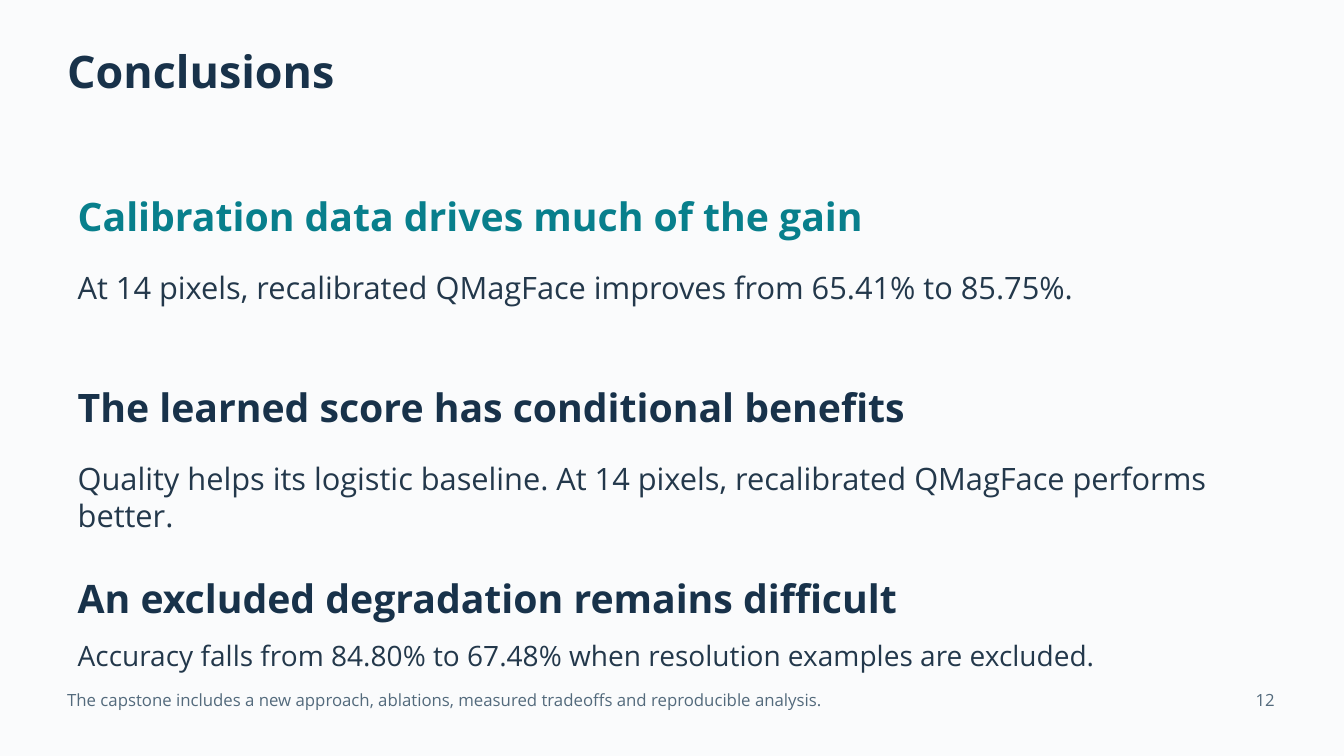
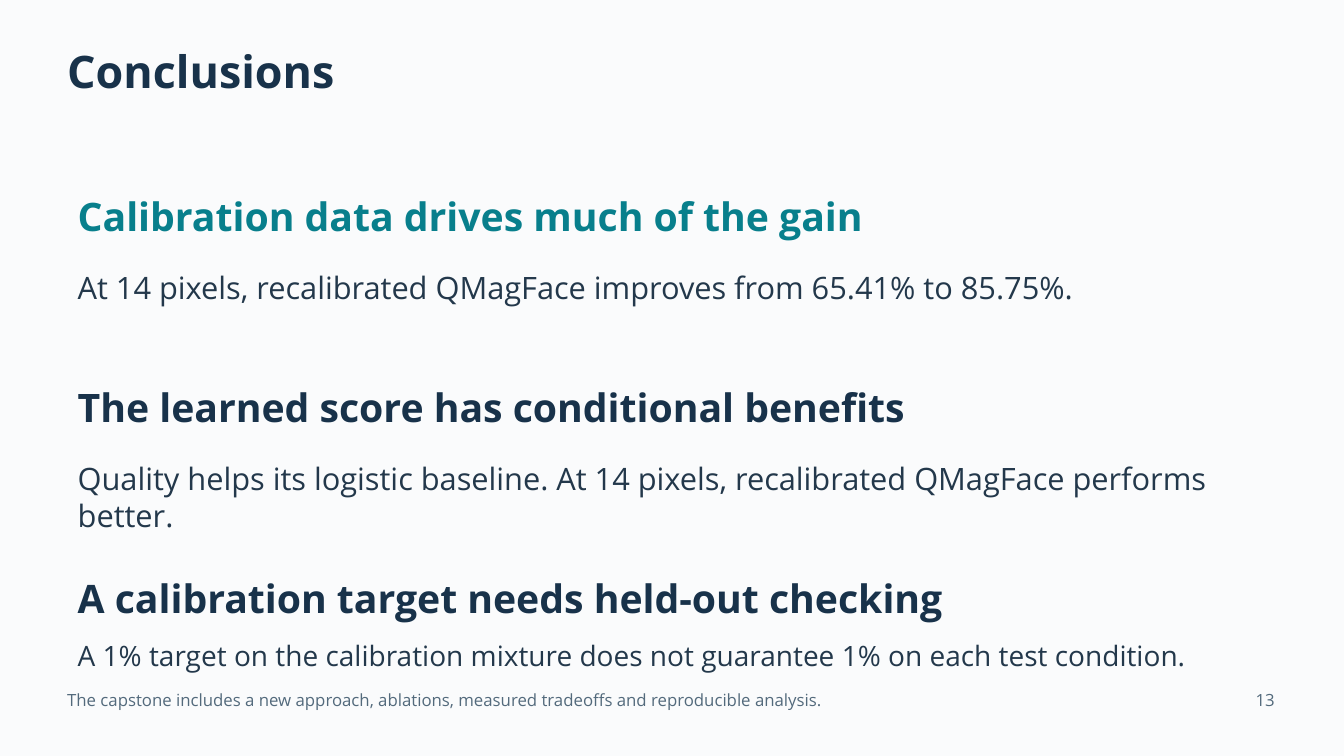
Before and after one commit to dhrumilp12/Evaluating-Face-Verification, a slide deck: slide 13 of docs/project3/presentation.pptx (slide 12 before the commit). Drawn at 1344x756 pixels with LibreOffice and Linux fonts; fonts in the diff are those of the drawing. Boxes give left, top, right and bottom in pixels: in the first picture for what was removed or moved away, otherwise in the second. Text is boxed around its words. In the diff, an @@ line names an element or a change of style, - is before the commit and + after.

```diff
--- a/docs/project3/presentation.pptx
+++ b/docs/project3/presentation.pptx
@@ text at <box>78,583,942,623</box>: text changed @@
-An excluded degradation remains difficult
+A calibration target needs held-out checking
@@ text at <box>78,644,1185,673</box>: text changed @@
-Accuracy falls from 84.80% to 67.48% when resolution examples are excluded.
+A 1% target on the calibration mixture does not guarantee 1% on each test condition.
@@ text at <box>1256,694,1275,706</box>: text changed @@
-12
+13
```
Also in this commit, not shown: 6 other slides changed, 1 slide added, 6 other files.
